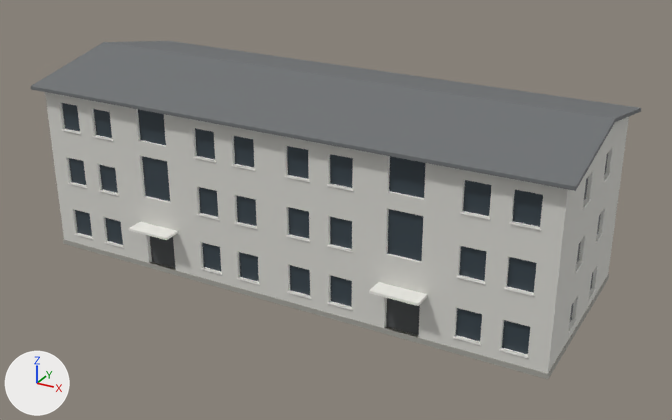
One commit to the glTF model src/Borough.Godot/assets/test-street/a2-stair-range.glb: the scene before it, then after it.
The view is the same before and after, from a camera (50 mm lens) standing at (25.6, -45.2, 26.2) and looking at (1.0, -0.4, 3.8). The lights are fixed; the arrows at lower left show +X, +Y and +Z. The older version comes first. Vertices at exactly the same position are counted once.

The first picture shows 'a2-stair-range'.
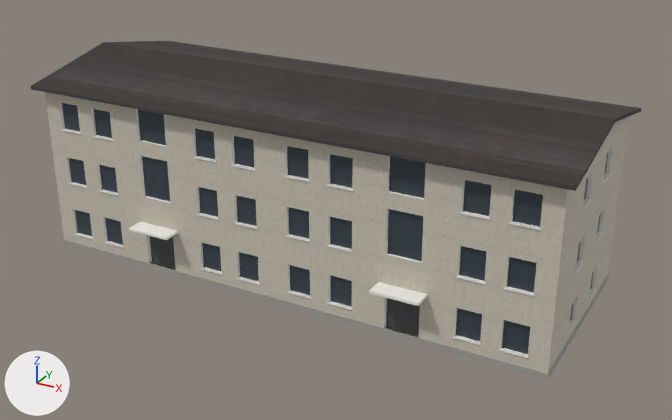
Boxes [x1, y1, x2, y2] around the edits, measured in the pictures (672 x 420 px):
part 1 of me_front, recoloured
    both: [45, 92, 629, 373]
part 2 of me_front, recoloured (darker)
    both: [31, 41, 641, 191]

The change, as a list of edits to the scene's bpy script:
```text
Add img_membrane_albedo:
    img_membrane_albedo = load_image('membrane-albedo', '_unpacked/membrane-albedo', 1024, 1024, 'sRGB')
Add img_membrane_normal:
    img_membrane_normal = load_image('membrane-normal', '_unpacked/membrane-normal', 1024, 1024, 'Non-Color')
Add img_membrane_roughness:
    img_membrane_roughness = load_image('membrane-roughness', '_unpacked/membrane-roughness', 1024, 1024, 'Non-Color')
Add img_render_albedo:
    img_render_albedo = load_image('render-albedo', '_unpacked/render-albedo', 1024, 1024, 'sRGB')
Add img_render_roughness:
    img_render_roughness = load_image('render-roughness', '_unpacked/render-roughness', 1024, 1024, 'Non-Color')
Add img_render_normal:
    img_render_normal = load_image('render-normal', '_unpacked/render-normal', 1024, 1024, 'Non-Color')
Add mat_membrane_membrane:
    mat_membrane_membrane = bpy.data.materials.new('membrane-membrane')
    # uses the picture img_membrane_albedo
    # uses the picture img_membrane_normal
    # uses the picture img_membrane_roughness
Add mat_wall_render:
    mat_wall_render = bpy.data.materials.new('wall-render')
    # colours: pale yellow #f0e8d5
    # uses the picture img_render_albedo
    # uses the picture img_render_normal
    # uses the picture img_render_roughness
Change me_front:
    where me_front.from_pydata(...)  # 1510 vertices, 2578 faces; spans x -16.5..16.5, y -7.1..7.4, z 0.0..11.9
    used by ob_a2_stair_range; location = (0.0, 0.0, 0.0)
    me_front part 1: all 902 faces that had it switch from mat_wall (light grey #d9d8d2) to mat_wall_render
    me_front part 2: all 20 faces that had it switch from mat_membrane (grey #6f7274) to mat_membrane_membrane
```
